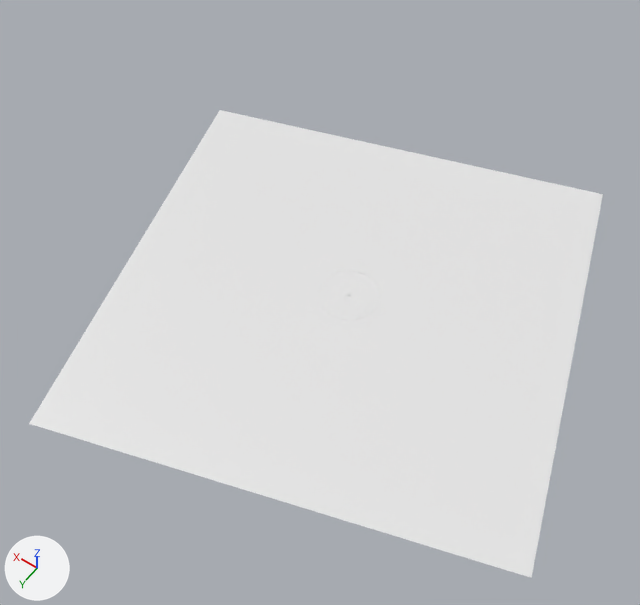
The Blender file src/bin/fish/main.blend: old version first, new version second.
Rendered twice from a 50 mm lens placed at (-924.0, 1448.0, 2155.0), pointed at (59.0, 72.0, -6.0). The axes (+X, +Y, +Z) are drawn at lower left. The lights are the same throughout.

Names of what the first picture shows: 'Ground'.
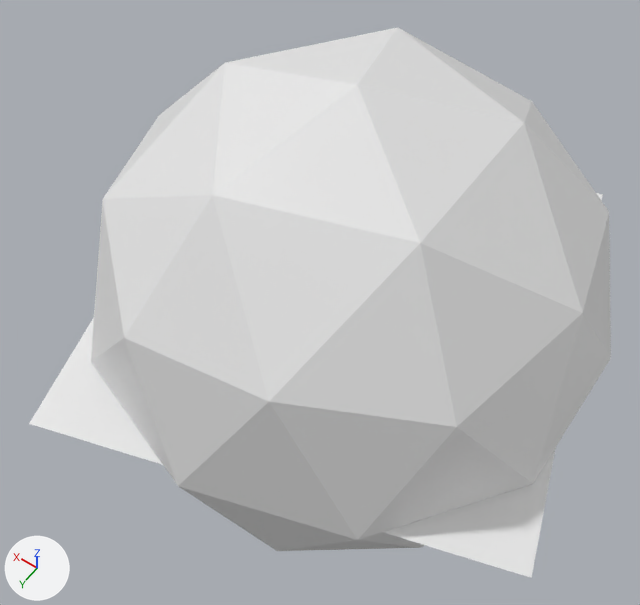
Pixel boxes (x1, y1, x2, y2) of what changed, in the pictures (640 x 605 px):
'Skybox', added
    after: (91, 28, 611, 551)
'Ground', unchanged, covered by the edit
    before: (29, 110, 603, 578)
    after: (29, 193, 603, 578)

What changed in the scene script:
```text
Add me_icosphere_002:
    me_icosphere_002.from_pydata(...)  # an icosphere of 80 faces spanning x -0.95..0.95, y -1.0..1.0, z -1.0..1.0
Add ob_skybox:
    ob_skybox = bpy.data.objects.new('Skybox', me_icosphere_002)
    ob_skybox.location = (1.0, 0.0, 5.0)
    ob_skybox.scale = (800.0, 800.0, 800.0)
```
